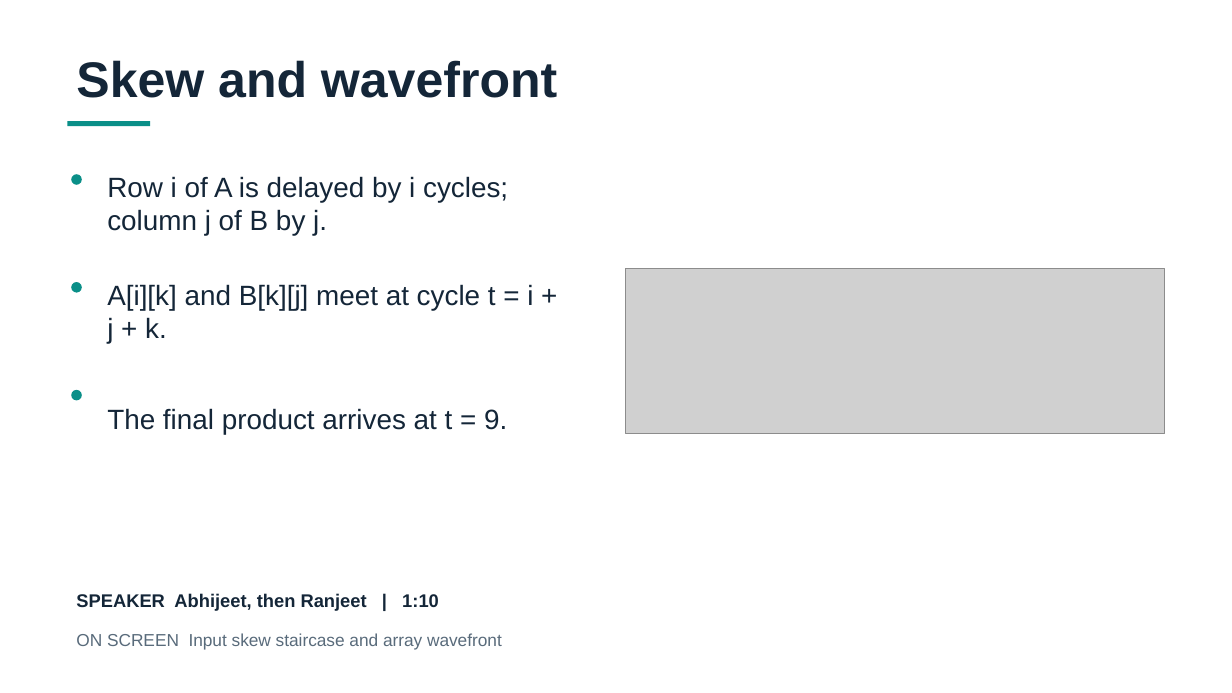
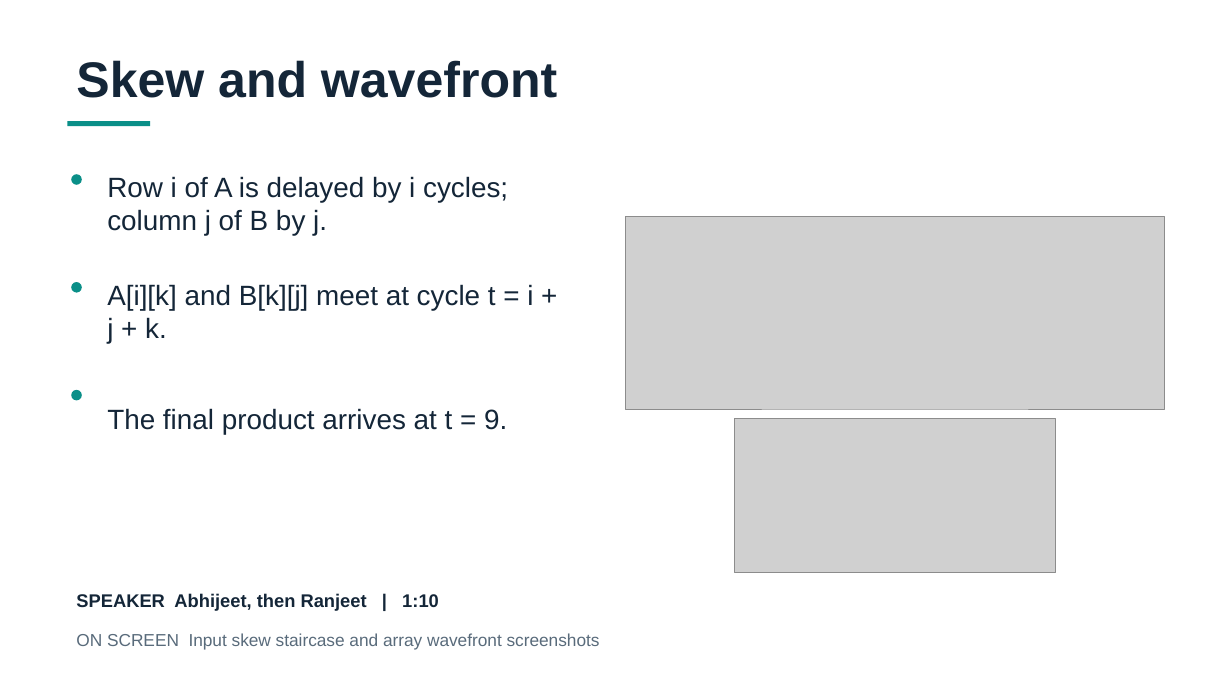
Before and after one commit to ParrvLuthra22/Systolic-Array-Matrix-Multiplication-Accelerator, a slide deck: slide 5 of docs/demo/systolic_array_demo.pptx. Drawn at 1232x693 pixels with LibreOffice and Linux fonts; fonts in the diff are those of the drawing; grey boxes stand for pictures. Boxes give left, top, right and bottom in pixels: in the first picture for what was removed or moved away, otherwise in the second. Text is boxed around its words. In the diff, an @@ line names an element or a change of style, - is before the commit and + after.

```diff
--- a/docs/demo/systolic_array_demo.pptx
+++ b/docs/demo/systolic_array_demo.pptx
@@ picture: place and size @@
-picture at [626, 269, 1165, 434]
+picture at [626, 216, 1165, 409]
@@ picture added at [735, 419, 1055, 573] @@
@@ text at [76, 633, 600, 650]: text changed @@
-ON SCREEN Input skew staircase and array wavefront
+ON SCREEN Input skew staircase and array wavefront screenshots
```
Also in this commit, not shown: 2 other slides changed, 1 slide added, 1 slide removed, 2 other files.
